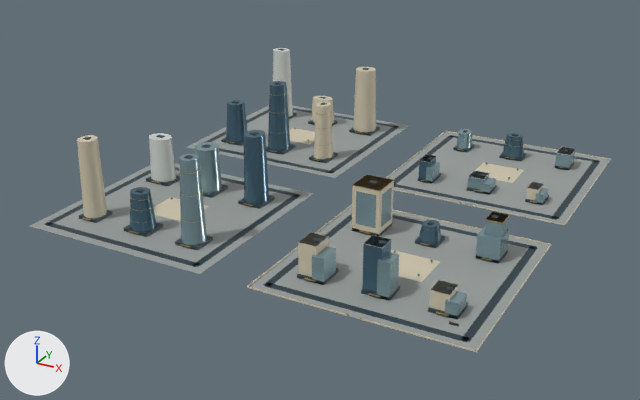
An edit to the glTF model web/public/assets/3d/ampliworld/GC-CITY-2030/GC-TILE-14-21.glb, drawn before and after from the same camera.
One viewpoint serves both versions: a camera (50 mm lens) standing at (4659.0, -7291.0, 615.0) and looking at (3978.0, -6052.0, -4.0). Arrows for +X, +Y and +Z are at lower left; the lights stay in place. The picture after the commit comes second. Where no turn or scale is listed for an object, it has been applied to the vertices. Vertices at exactly the same position are counted once.

The scene before the commit, as lines of its bpy script (objects in view):
```python
ob_gc_tile_14_21_blue = bpy.data.objects.new('GC-TILE-14-21-blue', me_mesh_7)
ob_gc_tile_14_21_blue.location = (0.0, 0.0, 0.0)
ob_gc_tile_14_21_dark = bpy.data.objects.new('GC-TILE-14-21-dark', me_mesh_1)
ob_gc_tile_14_21_dark.location = (0.0, 0.0, 0.0)
ob_gc_tile_14_21_glass = bpy.data.objects.new('GC-TILE-14-21-glass', me_mesh_8)
ob_gc_tile_14_21_glass.location = (0.0, 0.0, 0.0)
ob_gc_tile_14_21_gold = bpy.data.objects.new('GC-TILE-14-21-gold', me_mesh_6)
ob_gc_tile_14_21_gold.location = (0.0, 0.0, 0.0)
ob_gc_tile_14_21_ivory = bpy.data.objects.new('GC-TILE-14-21-ivory', me_mesh_2)
ob_gc_tile_14_21_ivory.location = (0.0, 0.0, 0.0)
ob_gc_tile_14_21_paving = bpy.data.objects.new('GC-TILE-14-21-paving', me_mesh_0)
ob_gc_tile_14_21_paving.location = (0.0, 0.0, 0.0)
ob_gc_tile_14_21_white = bpy.data.objects.new('GC-TILE-14-21-white', me_mesh_5)
ob_gc_tile_14_21_white.location = (0.0, 0.0, 0.0)
```
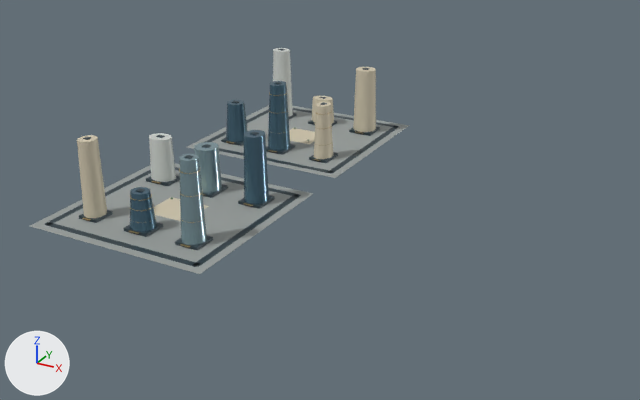
The change, as a diff of the scene's bpy script:
```diff
--- a/web/public/assets/3d/ampliworld/GC-CITY-2030/GC-TILE-14-21.glb.py
+++ b/web/public/assets/3d/ampliworld/GC-CITY-2030/GC-TILE-14-21.glb.py
@@ me_mesh_0 @@
-me_mesh_0.from_pydata(...)  # 32 vertices, 48 faces; spans x 3621.0..4379.0, y -6379.0..-5621.0, z 0.0
+me_mesh_0.from_pydata(...)  # 16 vertices, 24 faces; spans x 3621.0..3959.0, y -6379.0..-5621.0, z 0.0
+# me_mesh_0 part 1: the loose piece of 8 vertices spanning x 4041.0..4379.0, y -5959.0..-5621.0, z 0.0 is deleted
+# me_mesh_0 part 2: the loose piece of 8 vertices spanning x 4041.0..4379.0, y -6379.0..-6041.0, z 0.0 is deleted
 me_mesh_0.materials.append(mat_paving)
@@ me_mesh_1 @@
-me_mesh_1.from_pydata(...)  # 520 vertices, 780 faces; spans x 3636.0..4364.0, y -6364.0..-5636.0, z 0.0..150.0
+me_mesh_1.from_pydata(...)  # 256 vertices, 384 faces; spans x 3636.0..3944.0, y -6364.0..-5636.0, z 0.0..150.0
+# me_mesh_1 part 3: 33 loose pieces with 264 vertices, spanning x 4056.0..4364.0, y -6364.0..-5636.0, z 0.0..81.0, are deleted
 me_mesh_1.materials.append(mat_dark)
@@ me_mesh_2 @@
-me_mesh_2.from_pydata(...)  # 232 vertices, 376 faces; spans x 3673.0..4380.0, y -6380.0..-5620.0, z 0.0..136.0
+me_mesh_2.from_pydata(...)  # 104 vertices, 184 faces; spans x 3673.0..3913.0, y -6318.0..-5675.0, z 0.0..136.0
+# me_mesh_2 part 4: 16 loose pieces with 128 vertices, spanning x 4040.0..4380.0, y -6380.0..-5620.0, z 0.0..79.0, are deleted
 me_mesh_2.materials.append(mat_ivory)
@@ me_mesh_5 @@
-me_mesh_5.from_pydata(...)  # 100 vertices, 164 faces; spans x 3666.0..4324.0, y -6317.0..-5678.0, z 5.0..148.0
+me_mesh_5.from_pydata(...)  # 44 vertices, 80 faces; spans x 3666.0..3714.0, y -6138.0..-5678.0, z 5.0..148.0
+# me_mesh_5 part 5: 7 loose pieces with 56 vertices, spanning x 4088.0..4324.0, y -6317.0..-5679.0, z 25.0..76.0, are deleted
 me_mesh_5.materials.append(mat_white)
@@ me_mesh_6 @@
-me_mesh_6.from_pydata(...)  # 1310 vertices, 2280 faces; spans x 3668.0..4339.0, y -6380.0..-5676.0, z 0.0..128.0
+me_mesh_6.from_pydata(...)  # 888 vertices, 1584 faces; spans x 3668.0..3911.0, y -6323.0..-5676.0, z 4.0..128.0
+# me_mesh_6 part 6: 37 loose pieces with 422 vertices, spanning x 4086.0..4339.0, y -6380.0..-5681.0, z 0.0..79.0, are deleted
 me_mesh_6.materials.append(mat_gold)
@@ me_mesh_7 @@
-me_mesh_7.from_pydata(...)  # 148 vertices, 264 faces; spans x 3667.0..4230.0, y -6319.0..-5681.0, z 0.0..135.0
+me_mesh_7.from_pydata(...)  # 88 vertices, 160 faces; spans x 3667.0..3911.0, y -6319.0..-5854.0, z 5.0..135.0
+# me_mesh_7 part 7: the loose piece of 22 vertices spanning x 4190.0..4230.0, y -5715.0..-5681.0, z 5.0..45.0 is deleted
+# me_mesh_7 part 8: the loose piece of 22 vertices spanning x 4193.0..4227.0, y -6137.0..-6099.0, z 5.0..31.0 is deleted
+# me_mesh_7 part 9: the loose piece of 8 vertices spanning x 4189.0..4217.0, y -6313.0..-6283.0, z 0.0..76.0 is deleted
+# me_mesh_7 part 10: the loose piece of 8 vertices spanning x 4096.0..4114.0, y -5895.0..-5861.0, z 0.0..39.0 is deleted
 me_mesh_7.materials.append(mat_blue)
@@ me_mesh_8 @@
-me_mesh_8.from_pydata(...)  # 210 vertices, 336 faces; spans x 3767.0..4331.0, y -6321.0..-5679.0, z 0.0..142.0
+me_mesh_8.from_pydata(...)  # 44 vertices, 80 faces; spans x 3767.0..3910.0, y -6319.0..-6093.0, z 5.0..142.0
+# me_mesh_8 part 11: 19 loose pieces with 166 vertices, spanning x 4086.0..4331.0, y -6321.0..-5679.0, z 0.0..70.0, are deleted
 me_mesh_8.materials.append(mat_glass)
```

Changed parts and their boxes [x1, y1, x2, y2] in the pictures (640 x 400 px):
'GC-TILE-14-21-paving', reshaped (34% narrower, 31% shorter): before [30, 105, 609, 350]; after [30, 105, 410, 274]
'GC-TILE-14-21-ivory', reshaped (44% narrower, 46% shorter): before [77, 67, 611, 352]; after [77, 67, 376, 221]
'GC-TILE-14-21-dark', reshaped (36% narrower, 26% shorter): before [45, 49, 600, 342]; after [45, 49, 399, 267]
'GC-TILE-14-21-glass', reshaped (89% narrower, 46% shorter): before [179, 129, 575, 320]; after [179, 142, 222, 245]
'GC-TILE-14-21-blue', reshaped (59% narrower, 29% shorter): before [130, 81, 524, 293]; after [130, 81, 290, 232]
'GC-TILE-14-21-white', reshaped (66% narrower, 46% shorter): before [149, 48, 576, 295]; after [149, 48, 293, 182]
'GC-TILE-14-21-gold', reshaped (42% narrower, 33% shorter): before [82, 92, 564, 324]; after [82, 92, 362, 247]
part 1 of me_mesh_0, deleted: before [387, 132, 609, 224]
part 2 of me_mesh_0, deleted: before [249, 206, 549, 350]
part 3 of me_mesh_1, deleted: before [263, 130, 600, 342]
part 4 of me_mesh_2, deleted: before [247, 131, 611, 352]
part 5 of me_mesh_5, deleted: before [298, 147, 576, 295]
part 6 of me_mesh_6, deleted: before [304, 138, 564, 324]
part 7 of me_mesh_7, deleted (blue): before [502, 133, 524, 158]
part 8 of me_mesh_7, deleted (blue): before [419, 220, 441, 244]
part 9 of me_mesh_7, deleted (blue): before [362, 235, 391, 293]
part 10 of me_mesh_7, deleted: before [419, 155, 436, 179]
part 11 of me_mesh_8, deleted: before [312, 129, 575, 320]
